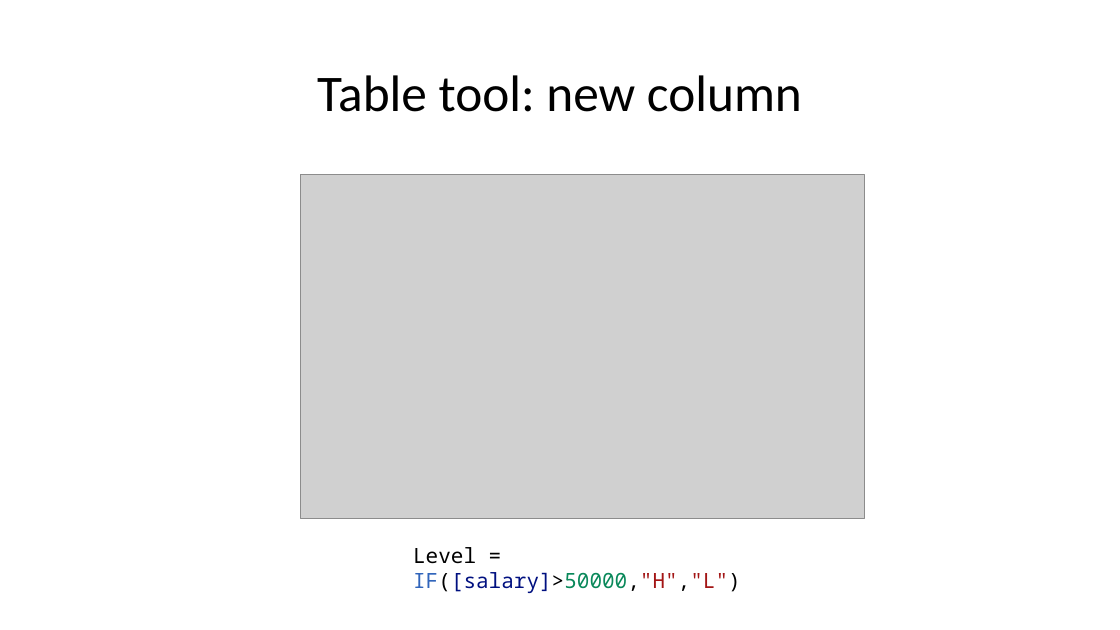
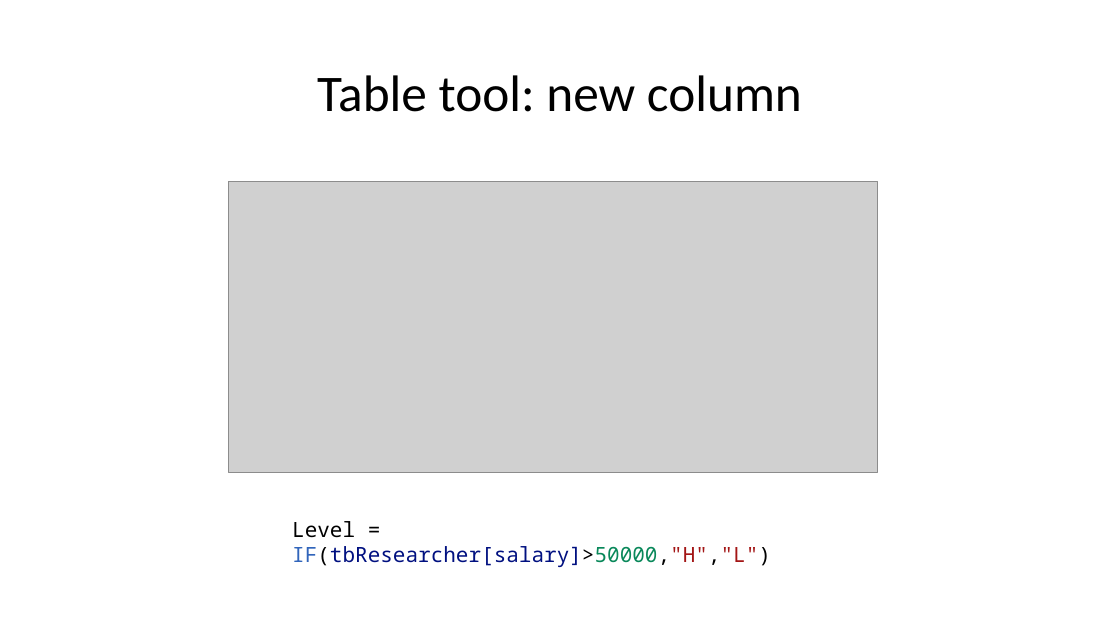
Before and after one commit to kimteespk/DADS5001-Data-Analytics-and-Data-Science-Tools-and-Programming, a slide deck: slide 20 of 12-PowerBI/DSTools-Power-BI.pptx. Drawn at 1120x630 pixels with LibreOffice and Linux fonts; fonts in the diff are those of the drawing; grey boxes stand for pictures. Boxes give left, top, right and bottom in pixels: in the first picture for what was removed or moved away, otherwise in the second. Text is boxed around its words. In the diff, an @@ line names an element or a change of style, - is before the commit and + after.

```diff
--- a/12-PowerBI/DSTools-Power-BI.pptx
+++ b/12-PowerBI/DSTools-Power-BI.pptx
@@ picture: place and size @@
-picture at box(301, 175, 865, 518)
+picture at box(229, 181, 878, 472)
@@ text at box(292, 521, 771, 567): text changed; text colour #000000 to #001080 @@
-Level = IF([salary]>50000,"H","L")
+Level = IF(tbResearcher[salary]>50000,"H","L")
```
Also in this commit, not shown: 6 other slides changed, 1 slide added, 1 slide removed, 1 other file.
